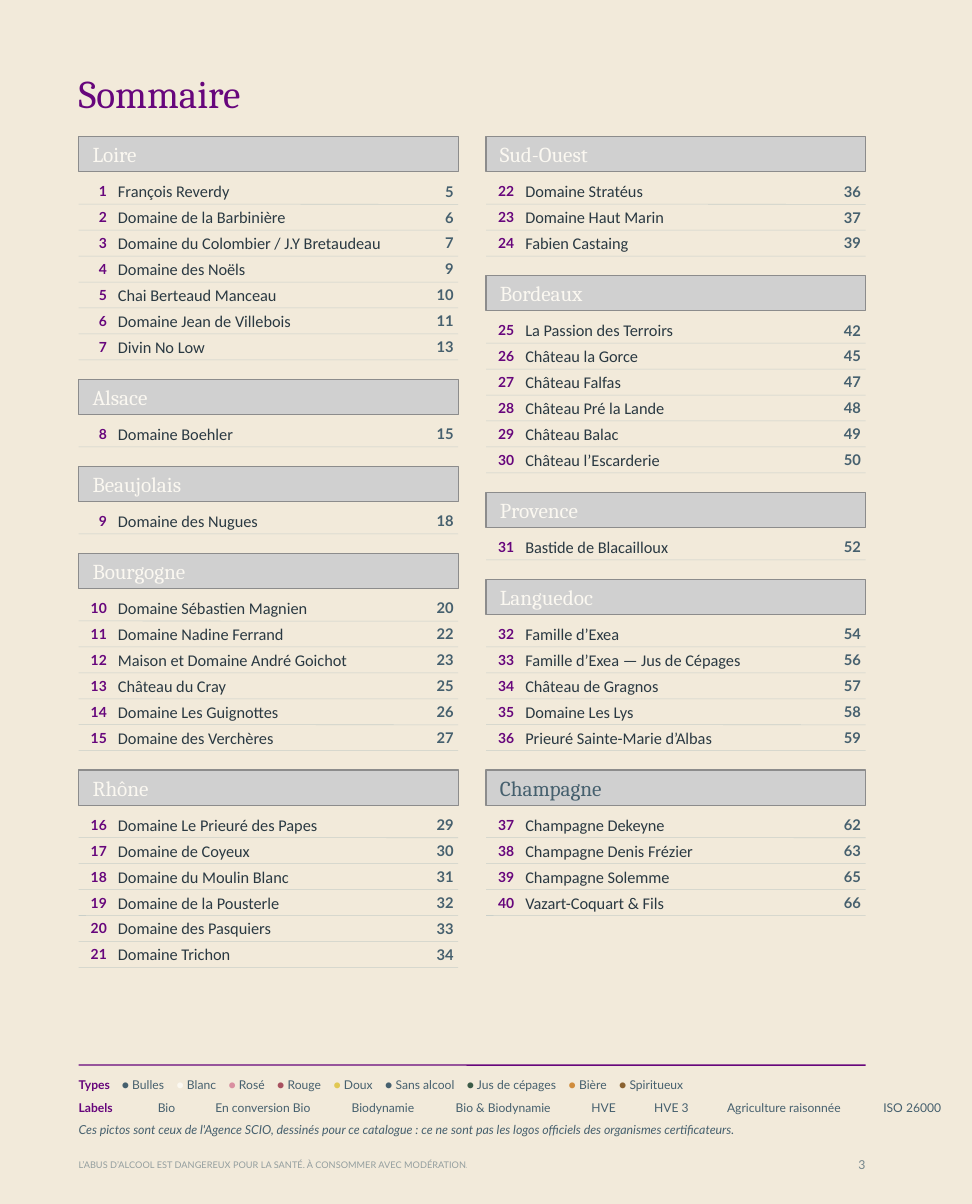
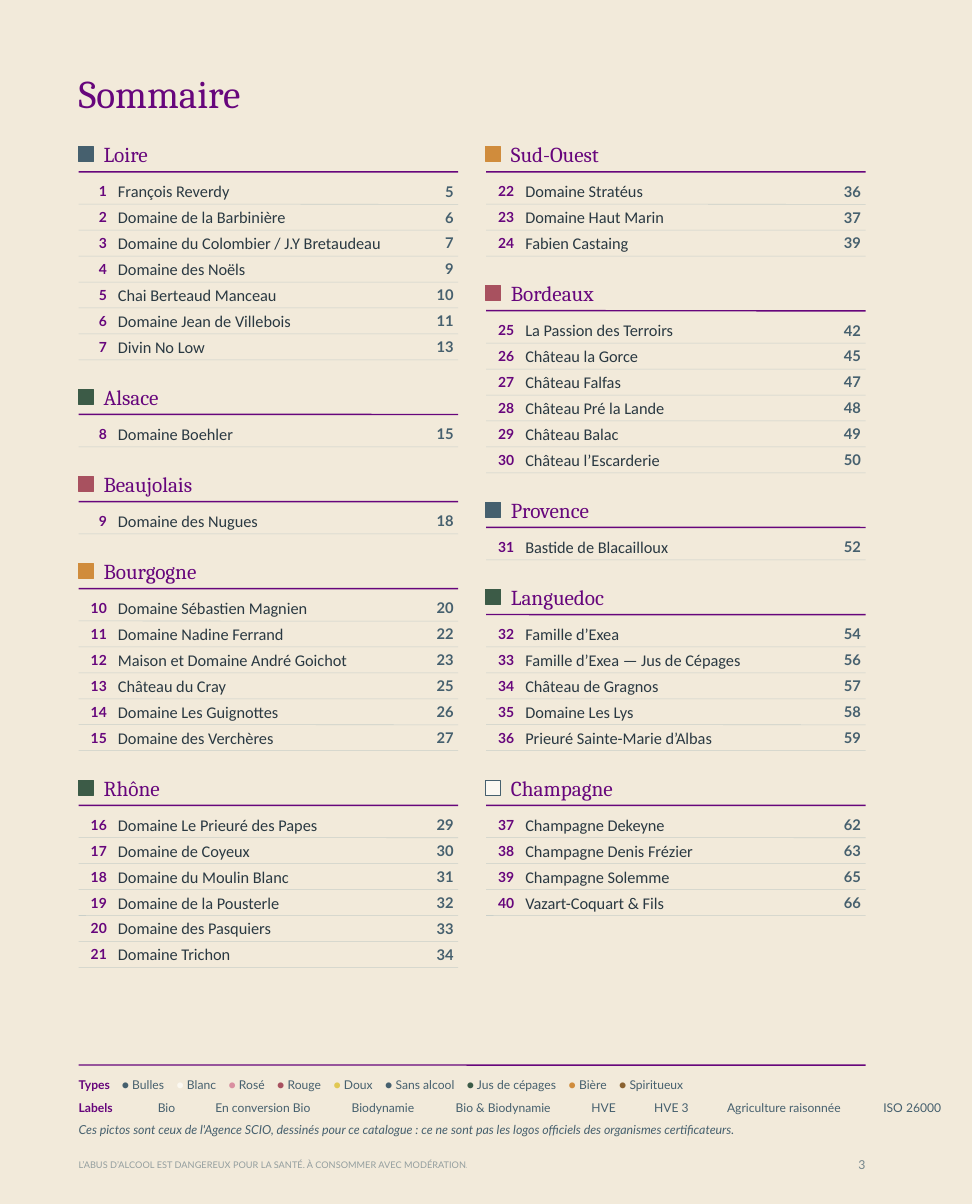
Before and after one commit to paudrysakho-collab/philippe1, a slide deck: slide 3 of dist/catalogue-scio-2026-canva-recadrable.pptx. Drawn at 972x1204 pixels with LibreOffice and Linux fonts; fonts in the diff are those of the drawing; grey boxes stand for pictures; background and template pictures are left out. Boxes give left, top, right and bottom in pixels: in the first picture for what was removed or moved away, otherwise in the second. Text is boxed around its words. In the diff, an @@ line names an element or a change of style, - is before the commit and + after.

```diff
--- a/dist/catalogue-scio-2026-canva-recadrable.pptx
+++ b/dist/catalogue-scio-2026-canva-recadrable.pptx
@@ picture removed at (79,136,458,172) @@
@@ rectangle added at (79,147,94,162), fill #46606E, outline #46606E 0.6 pt @@
@@ picture removed at (485,136,865,172) @@
@@ rectangle added at (485,147,501,162), fill #D08C3C, outline #D08C3C 0.6 pt @@
@@ line added from (79, 172) to (458, 172), #67067C 0.9 pt @@
@@ line added from (485, 172) to (865, 172), #67067C 0.9 pt @@
@@ picture removed at (485,275,865,310) @@
@@ rectangle added at (485,286,501,301), fill #A8515F, outline #A8515F 0.6 pt @@
@@ line added from (485, 310) to (865, 310), #67067C 0.9 pt @@
@@ picture removed at (79,378,458,414) @@
@@ rectangle added at (79,389,94,404), fill #3C5B47, outline #3C5B47 0.6 pt @@
@@ line added from (79, 414) to (458, 414), #67067C 0.9 pt @@
@@ picture removed at (79,465,458,501) @@
@@ rectangle added at (79,476,94,491), fill #A8515F, outline #A8515F 0.6 pt @@
@@ line added from (79, 501) to (458, 501), #67067C 0.9 pt @@
@@ picture removed at (485,492,865,528) @@
@@ rectangle added at (485,502,501,517), fill #46606E, outline #46606E 0.6 pt @@
@@ line added from (485, 527) to (865, 527), #67067C 0.9 pt @@
@@ picture removed at (79,552,458,588) @@
@@ rectangle added at (79,563,94,578), fill #D08C3C, outline #D08C3C 0.6 pt @@
@@ line added from (79, 588) to (458, 588), #67067C 0.9 pt @@
@@ picture removed at (485,579,865,615) @@
@@ rectangle added at (485,589,501,604), fill #3C5B47, outline #3C5B47 0.6 pt @@
@@ text colour #FBF8F1 to #67067C in 9 elements at (104,148,148,162), (104,390,159,405), (104,477,193,497), (104,565,197,584), (104,781,160,796), (511,147,599,163), (511,286,594,301), (511,504,589,518), (511,590,604,610) @@
@@ line added from (485, 614) to (865, 614), #67067C 0.9 pt @@
@@ picture removed at (79,770,458,805) @@
@@ rectangle added at (79,779,94,795), fill #3C5B47, outline #3C5B47 0.6 pt @@
@@ picture removed at (485,770,865,805) @@
@@ rectangle added at (485,779,501,795), fill #FBF8F1, outline #46606E 0.6 pt @@
@@ 10 texts: place and size @@
-10 texts at (93,148,602,801)
+10 texts at (104,147,613,801)
@@ text "Champagne" at (511,781,613,801): text colour #46606E to #67067C @@
@@ line added from (79, 805) to (458, 805), #67067C 0.9 pt @@
@@ line added from (485, 805) to (865, 805), #67067C 0.9 pt @@
```
Also in this commit, not shown: 1 other slide changed, 17 other files.
